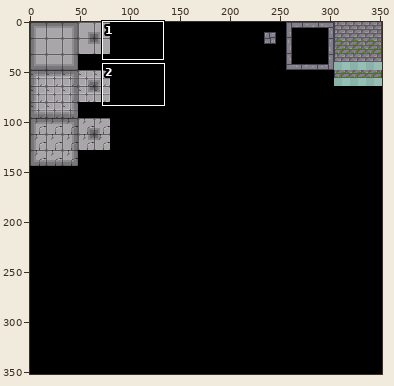
Two states of a sprite sheet, Assets/Sprites/1st Floor Tiles.png. The first picture is a wide view before the edit; the outline marks the close-up.
Close-up. Before the edit:
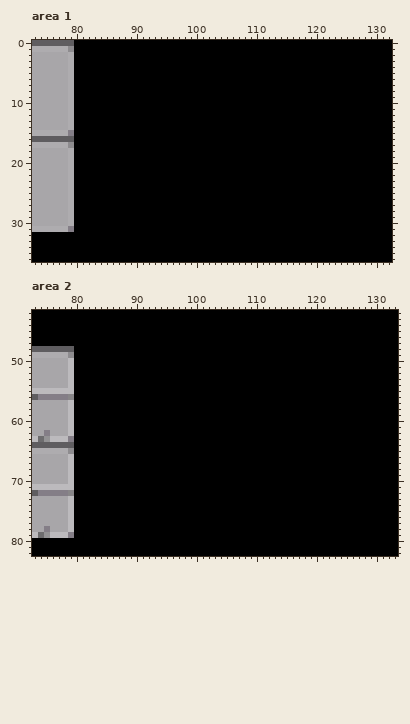
The file is 352x352 pixels. Colours within 5 levels of each other are drawn and written as one. Shown: area 1: x 73..132, y 0..36; area 2: x 73..133, y 42..82. The commit also changed other parts of the picture, which this record leaves out.
The same view after the edit:
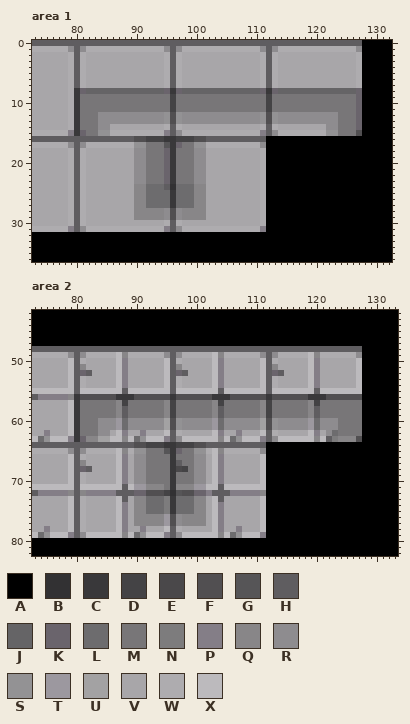
Palette (. is transparent): A #000000  B #323133  C #39383a  D #444345  E #4a484a  F #514f51  G #565557  H #5f5d60  J #656466  K #6a646c  L #6d6c6e  M #787678  N #7d7c7d  P #847e87  Q #888688  R #8e8c8f  S #939294  T #9c989f  U #a3a2a3  V #a8a6a9  W #aeacaf  X #bcbabd
Change:
Changed rows in their new state; - is an unchanged pixel.
Area 1:
first column x 80:
 0 HHHHHHHHHHHHHHHHHHHHHHHHHHHHHHHHHHHHHHHHHHHHHHHH
 1 HRWWWWWWWWWWWWWRHRWWWWWWWWWWWWWRHRWWWWWWWWWWWWWR
 2 HWVVVVVVVVVVVVVWHWVVVVVVVVVVVVVWHWVVVVVVVVVVVVVW
 3 HWVVVVVVVVVVVVVWHWVVVVVVVVVVVVVWHWVVVVVVVVVVVVVW
 4 HWVVVVVVVVVVVVVWHWVVVVVVVVVVVVVWHWVVVVVVVVVVVVVW
 5 HWVVVVVVVVVVVVVWHWVVVVVVVVVVVVVWHWVVVVVVVVVVVVVW
 6 HWVVVVVVVVVVVVVWHWVVVVVVVVVVVVVWHWVVVVVVVVVVVVVW
 7 HWVVVVVVVVVVVVVWHWVVVVVVVVVVVVVWHWVVVVVVVVVVVVVW
 8 CKJJJJJJJJJJJJJKCKJJJJJJJJJJJJJKCKJJJJJJJJJJJJJK
 9 CMMMMMMMMMMMMMMMDMMMMMMMMMMMMMMMDMMMMMMMMMMMMMMK
10 CMMMMMMMMMMMMMMMDMMMMMMMMMMMMMMMDMMMMMMMMMMMMMMK
11 CMMMMMMMMMMMMMMMDMMMMMMMMMMMMMMMDMMMMMMMMMMMMMMK
12 CMMMRRRRRRRRRRRSFSRRRRRRRRRRRRRSFSRRRRRRRRRRMMMK
13 CMMMRRRRRRRRRRRSFSRRRRRRRRRRRRRSFSRRRRRRRRRRMMMK
14 CMMMRRVVVVVVVVVWHWVVVVVVVVVVVVVWHWVVVVVVVVRRMMMK
15 CKMMSSWWWWWWWWWPHRWWWWWWWWWWWWWPHRWWWWWWWWSSMMMF
16 HHHHHHHHHHFFDDDCCDDDFFHHHHHHHHHH----------------
17 HRWWWWWWWWSSMMMGCKMMSSWWWWWWWWWR----------------
18 HWVVVVVVVVRRMMMKCMMMRRVVVVVVVVVW----------------
19 HWVVVVVVVVRRMMMKCMMMRRVVVVVVVVVW----------------
20 HWVVVVVVVVRRMMMKCMMMRRVVVVVVVVVW----------------
21 HWVVVVVVVVRRMMMKCMMMRRVVVVVVVVVW----------------
22 HWVVVVVVVVRRMMMKCMMMRRVVVVVVVVVW----------------
23 HWVVVVVVVVRRMMMKCMMMRRVVVVVVVVVW----------------
24 HWVVVVVVVVQQLLLHBLLLQQVVVVVVVVVW----------------
25 HWVVVVVVVVQQLLLLCLLLQQVVVVVVVVVW----------------
26 HWVVVVVVVVQQLLLLCLLLQQVVVVVVVVVW----------------
27 HWVVVVVVVVQQLLLLCLLLQQVVVVVVVVVW----------------
28 HWVVVVVVVVQQQQQRFRQQQQVVVVVVVVVW----------------
29 HWVVVVVVVVQQQQQRFRQQQQVVVVVVVVVW----------------
30 HWVVVVVVVVVVVVVWHWVVVVVVVVVVVVVW----------------
31 HRWWWWWWWWWWWWWPHRWWWWWWWWWWWWWP----------------
Area 2:
first column x 80:
48 HHHHHHHHHHHHHHHHHHHHHHHHHHHHHHHHHHHHHHHHHHHHHHHH
49 HRWWWWWXQWWWWWWRHRWWWWWXQWWWWWWRHRWWWWWXQWWWWWWR
50 HWVVVVVXPVVVVVVXHWVVVVVXPVVVVVVXHWVVVVVXPVVVVVVX
51 HQVVVVVXPVVVVVVXHQVVVVVXPVVVVVVXHQVVVVVXPVVVVVVX
52 HKHVVVVXPVVVVVVXHKHVVVVXPVVVVVVXHKHVVVVXPVVVVVVX
53 HWVVVVVXPVVVVVVXHWVVVVVXPVVVVVVXHWVVVVVXPVVVVVVX
54 HWVVVVVXPVVVVVVXHWVVVVVXPVVVVVVXHWVVVVVXPVVVVVVX
55 HXXXXXXXHXXXXXXXHXXXXXXXHXXXXXXXHXXXXXXXHXXXXXXX
56 CFFFFFFCCCFFFFFFCFFFFFFCCCFFFFFFCFFFFFFCCCFFFFFF
57 CMMMMMMQDMMMMMMQDMMMMMMQDMMMMMMQDMMMMMMQDMMMMMMM
58 CMMMMMMQHMMMMMMQDMMMMMMQHMMMMMMQDMMMMMMQHMMMMMMM
59 CMMMMMMQHMMMMMMQDMMMMMMQHMMMMMMQDMMMMMMQHMMMMMMM
60 CMMMRRRTLRRRRRRUFSRRRRRTLRRRRRRUFSRRRRRTLRRRMMMM
61 CMMMRRRTLRRRRRRUFSRRRRRTLRRRRRRUFSRRRRRTLRRRMMMM
62 CMMMRRVXPVVPVVVXHWVVVVVXPVVPVVVXHWVVVVVXPVRLMMMM
63 CKQQUUXXQXLSXXXPHRXXXXXXQXLSXXXPHRXXXXXXQXHNQQQF
64 HHHHHHHHHHFFDDDCCDDDFFHHHHHHHHHH----------------
65 HRWWWWWXQWSSMMMGCKMMSSWXQWWWWWWR----------------
66 HWVVVVVXPVRRMMMMCMMMRRVXPVVVVVVX----------------
67 HQVVVVVXPVRRMMMMCHMMRRVXPVVVVVVX----------------
68 HKHVVVVXPVRRMMMMCEDMRRVXPVVVVVVX----------------
69 HWVVVVVXPVRRMMMMCMMMRRVXPVVVVVVX----------------
70 HWVVVVVXPVRRMMMMCMMMRRVXPVVVVVVX----------------
71 HXXXXXXXHXTTQQQMCQQQTTXXHXXXXXXX----------------
72 HQPPPPPHHHKKFFFDBGFFKKPHHHPPPPPQ----------------
73 HWVVVVVXHVQQLLLNCLLLQQVXHVVVVVVX----------------
74 HWVVVVVXPVQQLLLNCLLLQQVXPVVVVVVX----------------
75 HWVVVVVXPVQQLLLNCLLLQQVXPVVVVVVX----------------
76 HWVVVVVXPVQQQQQTFRQQQQVXPVVVVVVX----------------
77 HWVVVVVXPVQQQQQTFRQQQQVXPVVVVVVX----------------
78 HWVVVVVXPVVPVVVXHWVVVVVXPVVPVVVX----------------
79 HRXXXXXXQXLSXXXPHRXXXXXXQXLSXXXP----------------
Changed places in both close-ups, as pixel boxes (x1, y1, x2, y2):
changed: (74, 40, 362, 232)
changed: (74, 346, 362, 538)
